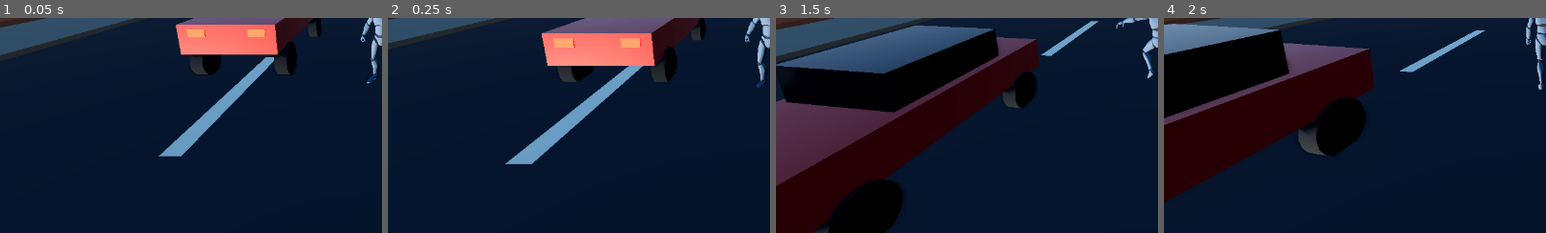
Above: before the commit, frames 1-4 (left to right).
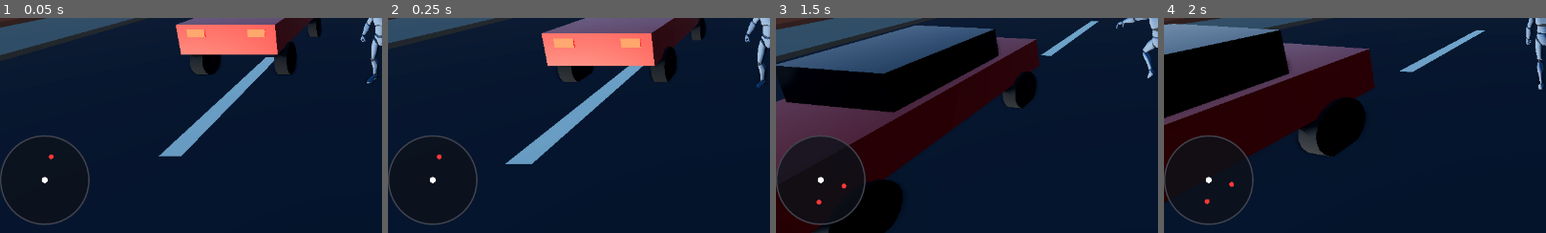
Above: after the commit, the same moments.

Repository: 320ninja/ninja-game
Game: Godot game, scene res://scenes/world.tscn
Two runs of this game, one before a commit and one after it. Both use one fixed random seed, a clock stepped at 60 frames per second and the inputs below.
Inputs (mouse positions are % of the whole screen's width and height, from its top left):
- Up to frame 1 (0.05 s): no input
- Up to frame 2 (0.25 s): no input
- Up to frame 3 (1.5 s): tap Enter at 0.5 s; move the mouse to (55, 50) at 0.52 s; hold W from 0.53 s (still down); tap Tab at 0.6, 1.35 s; tap Space at 0.77 s; move the mouse to (45, 50) at 1.27 s
- Up to frame 4 (2 s): keep holding W; tap Space at 1.52 s
The pictures show only the part of the screen within x 0-50%, y 48-98%; the shares and areas given below are measured in that part.

The runs differ from the first frame. In frame 1, 0.6% of the frame differs, in the area x 0-24%, y 54-97%; in frame 2, 0.6%; in frame 3, 2.5%; in frame 4, 0.7%.

Commit message:
Add minimap HUD and police car
- scripts/minimap.gd: SubViewport-free top-down minimap drawn via _draw,
  bottom-left corner 150px, Tab toggles, shows player (white) / police (red)
  / mission triggers (yellow), rotates with player heading
- scripts/police_car.gd: CharacterBody3D police car, spawns at wanted 3+,
  chases at 18 m/s, rams player vehicle on close approach, despawns >150m
- scripts/police_spawner.gd: tick_police_cars spawns/despawns PoliceCar nodes,
  reads max_police_cars and car_min_level from ktmmap.json police block
- scripts/hud.gd: instantiates Minimap and adds it as a child
- ktmmap.json: added max_police_cars=2, car_min_level=3 to police block

Co-Authored-By: Claude Sonnet 4.6 <noreply@anthropic.com>
Claude-Session: https://claude.ai/code/session_01Usx4FbFC34rtzmb1g3jbH5

Diff:
--- a/ktmmap.json
+++ b/ktmmap.json
@@ -13,6 +13,8 @@
     "max_officers": 10,
     "ambient_patrols": 2,
     "despawn_distance": 150,
-    "backup_size": 2
+    "backup_size": 2,
+    "max_police_cars": 2,
+    "car_min_level": 3
   }
 }
--- a/scripts/hud.gd
+++ b/scripts/hud.gd
@@ -21,12 +21,15 @@
 var _dialogue_left := 0.0
 var _banner_left := 0.0
 var _stars: WantedStars
+var _minimap: Node
 
 
 func _ready() -> void:
 	add_to_group("hud")
 	_game = get_tree().get_first_node_in_group("game")
 	_build_mission_ui()
+	_minimap = load("res://scripts/minimap.gd").new()
+	add_child(_minimap)
 	Wallet.money_changed.connect(_on_money_changed)
 	_on_money_changed(Wallet.money)
 	WantedSystem.wanted_changed.connect(_stars.set_level)
--- /dev/null
+++ b/scripts/minimap.gd
@@ -0,0 +1,89 @@
+extends Control
+## HUD minimap. Bottom-left corner. Toggle with Tab.
+## Shows player (white), police (red), mission triggers (yellow).
+## Rotates so player heading is always "up".
+
+const SIZE := 150.0
+const RANGE := 120.0
+const DOT_PLAYER := 5.0
+const DOT_NPC := 4.0
+const BG := Color(0.05, 0.07, 0.1, 0.78)
+const BORDER := Color(0.3, 0.3, 0.35, 0.9)
+const COL_PLAYER := Color(1.0, 1.0, 1.0)
+const COL_POLICE := Color(1.0, 0.22, 0.22)
+const COL_MISSION := Color(1.0, 0.85, 0.2)
+
+var _game: Node
+
+
+func _ready() -> void:
+	add_to_group("minimap")
+	set_anchors_and_offsets_preset(Control.PRESET_BOTTOM_LEFT)
+	offset_top = -SIZE - 28.0
+	offset_bottom = -28.0
+	offset_right = SIZE
+	custom_minimum_size = Vector2(SIZE, SIZE)
+	mouse_filter = MOUSE_FILTER_IGNORE
+	_game = get_tree().get_first_node_in_group("game")
+
+
+func _unhandled_input(event: InputEvent) -> void:
+	if event is InputEventKey and event.pressed and not event.echo \
+			and event.keycode == KEY_TAB:
+		visible = not visible
+		get_viewport().set_input_as_handled()
+
+
+func _process(_delta: float) -> void:
+	if not visible:
+		return
+	if _game == null:
+		_game = get_tree().get_first_node_in_group("game")
+	queue_redraw()
+
+
+func _draw() -> void:
+	var half := SIZE * 0.5
+	var centre := Vector2(half, half)
+
+	# Background disc
+	draw_circle(centre, half, BG)
+	# Border ring
+	draw_arc(centre, half - 1.0, 0.0, TAU, 48, BORDER, 2.0, true)
+
+	var origin: Node3D = _game.get_active() if _game != null else null
+	if origin == null:
+		return
+
+	var player_pos := origin.global_position
+	var heading := origin.rotation.y if not (origin is RigidBody3D) \
+		else atan2(origin.global_transform.basis.z.x, origin.global_transform.basis.z.z)
+
+	# Mission triggers
+	for trigger in get_tree().get_nodes_in_group("mission_trigger"):
+		_draw_dot(centre, player_pos, heading, trigger.global_position, DOT_NPC, COL_MISSION)
+
+	# Police
+	for officer in get_tree().get_nodes_in_group("police"):
+		_draw_dot(centre, player_pos, heading, officer.global_position, DOT_NPC, COL_POLICE)
+	for car in get_tree().get_nodes_in_group("police_car"):
+		_draw_dot(centre, player_pos, heading, car.global_position, DOT_NPC, COL_POLICE)
+
+	# Player dot last (on top)
+	draw_circle(centre, DOT_PLAYER, COL_PLAYER)
+
+
+func _draw_dot(centre: Vector2, origin: Vector3, heading: float,
+		world_pos: Vector3, radius: float, colour: Color) -> void:
+	var delta := world_pos - origin
+	var local := Vector2(delta.x, delta.z)
+	# Rotate so player heading is up
+	var c := cos(-heading)
+	var s := sin(-heading)
+	local = Vector2(c * local.x - s * local.y, s * local.x + c * local.y)
+	var half := SIZE * 0.5
+	var scale := half / RANGE
+	var screen := centre + local * scale
+	if screen.distance_to(centre) > half - radius:
+		return
+	draw_circle(screen, radius, colour)
--- /dev/null
+++ b/scripts/police_car.gd
@@ -0,0 +1,124 @@
+class_name PoliceCar
+extends CharacterBody3D
+## Police patrol car. Spawns when wanted level >= 3.
+## Chases the player vehicle, tries to ram it to bleed off speed.
+## Despawns when too far behind.
+
+const CHASE_SPEED := 18.0
+const RAM_DISTANCE := 3.5
+const RAM_PUSH := 12.0
+const TURN_SPEED := 4.5
+const ALIGN_SPEED := 8.0
+
+var _game: Node
+var _gravity: float = ProjectSettings.get_setting("physics/3d/default_gravity", 14.0)
+var _visual: Node3D
+var despawn_distance := 150.0
+
+
+func _ready() -> void:
+	add_to_group("police_car")
+	_apply_config()
+	_build_visual()
+	if _game == null:
+		_game = get_tree().get_first_node_in_group("game")
+
+
+func _physics_process(delta: float) -> void:
+	if not is_on_floor():
+		velocity.y -= _gravity * delta
+
+	if _game == null:
+		_game = get_tree().get_first_node_in_group("game")
+		move_and_slide()
+		return
+
+	var target: Node3D = _game.get_active()
+
+	if target == null or WantedSystem.level < 3:
+		move_and_slide()
+		return
+
+	var to := target.global_position - global_position
+	to.y = 0.0
+	var dist := to.length()
+
+	if dist > despawn_distance:
+		queue_free()
+		return
+
+	if dist > 0.5:
+		var dir := to.normalized()
+		velocity.x = dir.x * CHASE_SPEED
+		velocity.z = dir.z * CHASE_SPEED
+		var target_y := atan2(dir.x, dir.z)
+		rotation.y = lerp_angle(rotation.y, target_y, TURN_SPEED * delta)
+	else:
+		velocity.x = 0.0
+		velocity.z = 0.0
+
+	# Ram: push the player vehicle when close enough
+	if dist < RAM_DISTANCE and target is RigidBody3D:
+		var push := to.normalized() * RAM_PUSH
+		target.apply_central_impulse(push)
+		WantedSystem.report_seen()
+
+	move_and_slide()
+
+
+func get_speed_kmh() -> float:
+	return Vector2(velocity.x, velocity.z).length() * 3.6
+
+
+func _apply_config() -> void:
+	var police := WantedSystem.load_police_config()
+	despawn_distance = float(police.get("despawn_distance", despawn_distance))
+
+
+## Greybox police car: dark blue body, white doors, light bar on top.
+func _build_visual() -> void:
+	_visual = Node3D.new()
+	add_child(_visual)
+
+	var blue := StandardMaterial3D.new()
+	blue.albedo_color = Color(0.1, 0.16, 0.38)
+	blue.roughness = 0.6
+	var white_mat := StandardMaterial3D.new()
+	white_mat.albedo_color = Color(0.9, 0.9, 0.92)
+	white_mat.roughness = 0.6
+	var light_mat := StandardMaterial3D.new()
+	light_mat.albedo_color = Color(0.3, 0.6, 1.0)
+	light_mat.emission_enabled = true
+	light_mat.emission = Color(0.3, 0.6, 1.0)
+	light_mat.emission_energy_multiplier = 2.0
+
+	var body := MeshInstance3D.new()
+	var box := BoxMesh.new()
+	box.size = Vector3(2.0, 0.65, 4.4)
+	body.mesh = box
+	body.material_override = blue
+	body.position = Vector3(0.0, 0.52, 0.0)
+	_visual.add_child(body)
+
+	var doors := MeshInstance3D.new()
+	var dbox := BoxMesh.new()
+	dbox.size = Vector3(2.02, 0.44, 2.6)
+	doors.mesh = dbox
+	doors.material_override = white_mat
+	doors.position = Vector3(0.0, 0.52, 0.0)
+	_visual.add_child(doors)
+
+	var lightbar := MeshInstance3D.new()
+	var lbox := BoxMesh.new()
+	lbox.size = Vector3(0.6, 0.18, 1.0)
+	lightbar.mesh = lbox
+	lightbar.material_override = light_mat
+	lightbar.position = Vector3(0.0, 0.88, 0.1)
+	_visual.add_child(lightbar)
+
+	var col := CollisionShape3D.new()
+	var cshape := BoxShape3D.new()
+	cshape.size = Vector3(2.0, 1.1, 4.4)
+	col.shape = cshape
+	col.position = Vector3(0.0, 0.55, 0.0)
+	add_child(col)
--- a/scripts/police_spawner.gd
+++ b/scripts/police_spawner.gd
@@ -21,10 +21,13 @@
 var ambient_patrols := 2
 var despawn_distance := 150.0
 var backup_size := 2
+var max_police_cars := 2
+var car_min_level := 3
 
 ## Interior road centrelines (same as traffic.gd).
 var _lines: Array[float] = []
 var _check_left := 0.0
+var _car_check_left := 0.0
 var _game: Node
 
 
@@ -39,16 +42,18 @@
 
 func _process(delta: float) -> void:
 	_check_left -= delta
-	if _check_left > 0.0:
-		return
-	_check_left = CHECK_INTERVAL
+	_car_check_left -= delta
 	var centre: Variant = _player_position()
 	if centre == null:
 		return
-	_despawn_far(centre)
-	# One at a time so a squad trickles in rather than popping in at once.
-	if officer_count() < _target_count():
-		_spawn_near(centre, SPAWN_MIN, SPAWN_MAX)
+	if _check_left <= 0.0:
+		_check_left = CHECK_INTERVAL
+		_despawn_far(centre)
+		if officer_count() < _target_count():
+			_spawn_near(centre, SPAWN_MIN, SPAWN_MAX)
+	if _car_check_left <= 0.0:
+		_car_check_left = CHECK_INTERVAL * 2.0
+		_tick_police_cars(centre)
 
 
 func officer_count() -> int:
@@ -131,6 +136,28 @@
 	return _game.get_active().global_position
 
 
+func _tick_police_cars(centre: Vector3) -> void:
+	var cars := get_tree().get_nodes_in_group("police_car")
+	# Despawn far cars
+	for car in cars:
+		if car.global_position.distance_to(centre) > despawn_distance:
+			car.queue_free()
+	# Spawn if needed
+	var alive := get_tree().get_nodes_in_group("police_car").size()
+	var target := max_police_cars if WantedSystem.level >= car_min_level else 0
+	if alive < target:
+		_spawn_police_car(centre)
+
+
+func _spawn_police_car(centre: Vector3) -> void:
+	var car := PoliceCar.new()
+	var angle := randf() * TAU
+	var dist := randf_range(SPAWN_MIN, SPAWN_MAX)
+	car.position = centre + Vector3(cos(angle), 0.5, sin(angle)) * dist
+	car.rotation.y = randf() * TAU
+	get_parent().add_child(car)
+
+
 func _apply_config() -> void:
 	var police: Dictionary = WantedSystem.load_police_config()
 	spawn_per_star = int(police.get("spawn_per_star", spawn_per_star))
@@ -138,3 +165,5 @@
 	ambient_patrols = int(police.get("ambient_patrols", ambient_patrols))
 	despawn_distance = float(police.get("despawn_distance", despawn_distance))
 	backup_size = int(police.get("backup_size", backup_size))
+	max_police_cars = int(police.get("max_police_cars", max_police_cars))
+	car_min_level = int(police.get("car_min_level", car_min_level))
